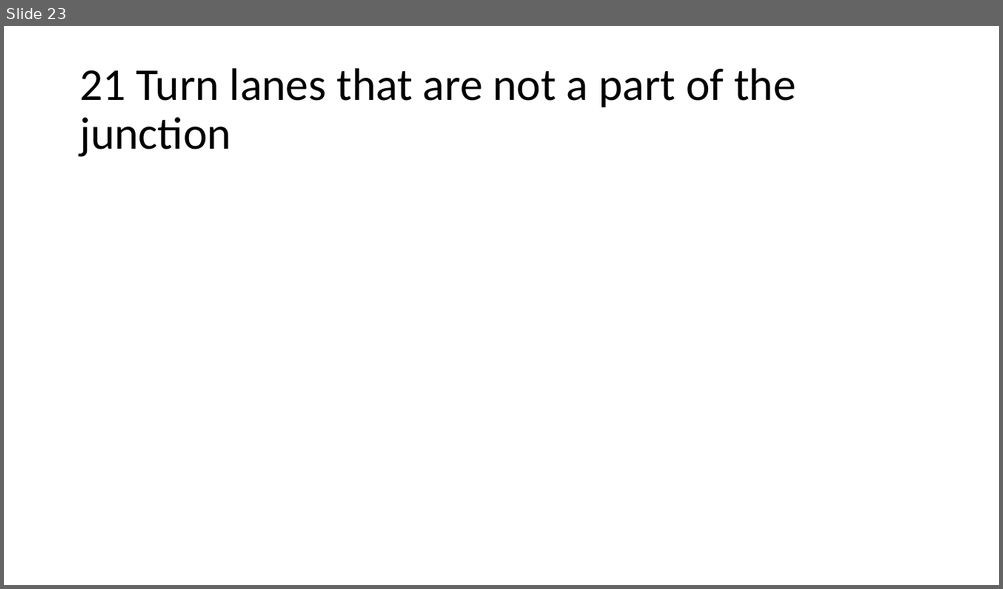
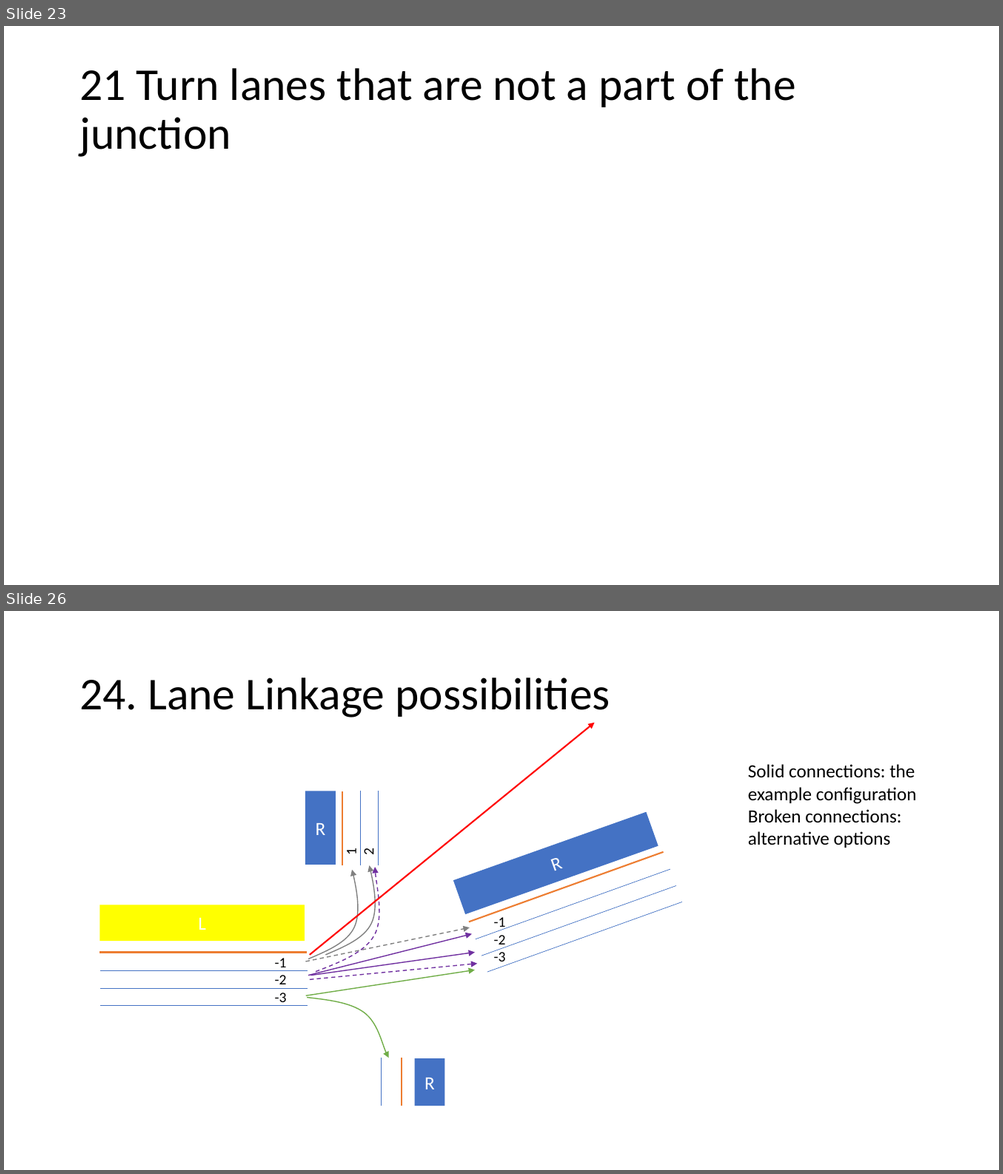
Before and after one commit to AugmentedDesignLab/junction-art, a slide deck: plan/challenges.pptx. Shown one above the other, each under a label of ours: slide 23 before the commit, slides 23 and 26 after it; the slides between them are not shown. The pictures are 1003x589 and 1003x1174 pixels, drawn with LibreOffice and Linux fonts; fonts in the diff are those of the drawing. Boxes give left, top, right and bottom in pixels: in the first picture for what was removed or moved away, otherwise in the second. Text is boxed around its words. In the diff, an @@ line names an element or a change of style, - is before the commit and + after.

Commit message:
working on lane configurations

```diff
--- a/plan/challenges.pptx
+++ b/plan/challenges.pptx
@@ slide 26 added at (x1=4, y1=611, x2=999, y2=1170), background #FFFFFF @@
@@ title added at (x1=79, y1=678, x2=610, y2=718), 44 pt, text #000000 @@
+24. Lane Linkage possibilities
@@ arrow added from (310, 955) to (595, 723), #FF0000 1.5 pt @@
@@ text added at (x1=748, y1=764, x2=916, y2=848), 18 pt, text #000000 @@
+Solid connections: the example configuration
+Broken connections: alternative options
@@ rectangle added at (x1=305, y1=791, x2=336, y2=865), fill #4472C4, 18 pt, text #FFFFFF @@
+R
@@ line added from (342, 866) to (342, 792), #ED7D31 1.5 pt @@
@@ line added from (361, 866) to (361, 791), #4472C4 0.5 pt @@
@@ line added from (378, 866) to (378, 791), #4472C4 0.5 pt @@
@@ group added at (x1=453, y1=812, x2=683, y2=972): 4 lines, 1 text, 1 rectangle @@
+-1
+-2
+-3
+R
@@ text added at (x1=342, y1=849, x2=378, y2=856), 14 pt, text #000000 @@
+1
+2
@@ freeform shape added at (x1=308, y1=870, x2=358, y2=960), outline #808080 1 pt @@
@@ freeform shape added at (x1=316, y1=867, x2=379, y2=971), outline #7030A0 1 pt dashed @@
@@ freeform shape added at (x1=326, y1=866, x2=375, y2=955), outline #808080 1 pt @@
@@ rectangle added at (x1=99, y1=905, x2=304, y2=941), fill #FFFF00, 18 pt, text #FFFFFF @@
+L
@@ arrow added from (305, 962) to (469, 928), #808080 1 pt dashed @@
@@ arrow added from (308, 976) to (472, 934), #7030A0 1 pt @@
@@ text added at (x1=275, y1=958, x2=287, y2=1006), 14 pt, text #000000 @@
+-1
+-2
+-3
@@ arrow added from (310, 980) to (477, 964), #7030A0 1 pt dashed @@
@@ arrow added from (310, 976) to (475, 953), #7030A0 1 pt @@
@@ arrow added from (306, 996) to (475, 971), #70AD47 1 pt @@
@@ group added at (x1=99, y1=953, x2=307, y2=1005): 4 lines @@
@@ freeform shape added at (x1=307, y1=997, x2=389, y2=1058), outline #70AD47 1 pt @@
@@ line added from (381, 1106) to (381, 1058), #4472C4 0.5 pt @@
@@ line added from (401, 1106) to (401, 1058), #ED7D31 1.5 pt @@
@@ rectangle added at (x1=415, y1=1059, x2=445, y2=1106), fill #4472C4, 18 pt, text #FFFFFF @@
+R
```
Also in this commit, not shown: 2 other slides added, 11 other files.
